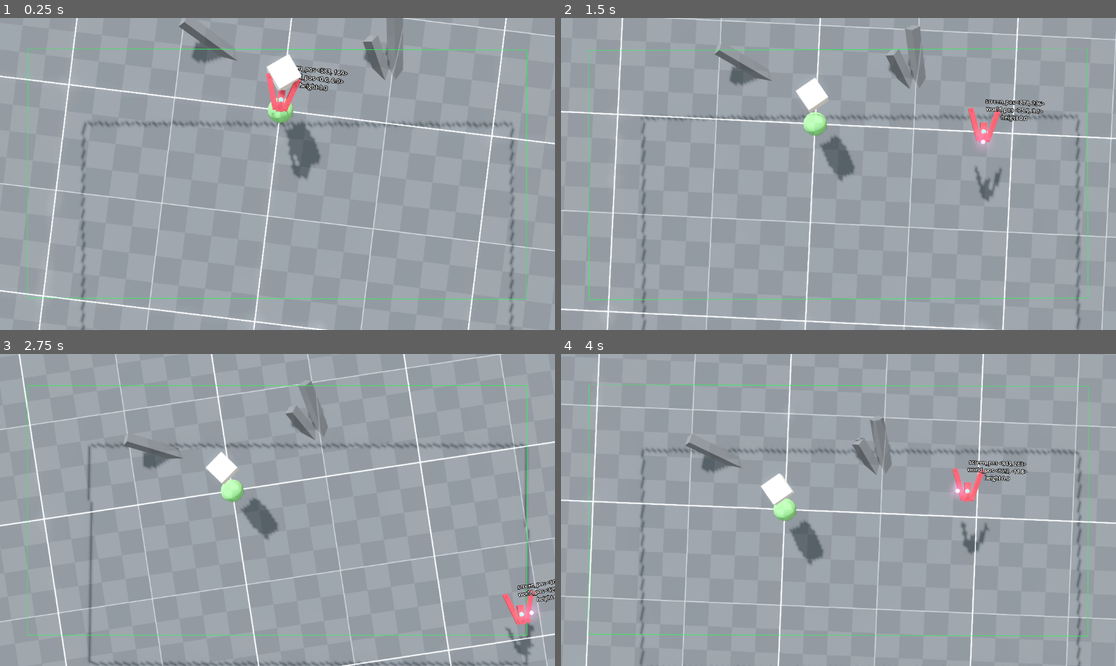
Above: before the commit, frames 1-4 (two rows, left to right).
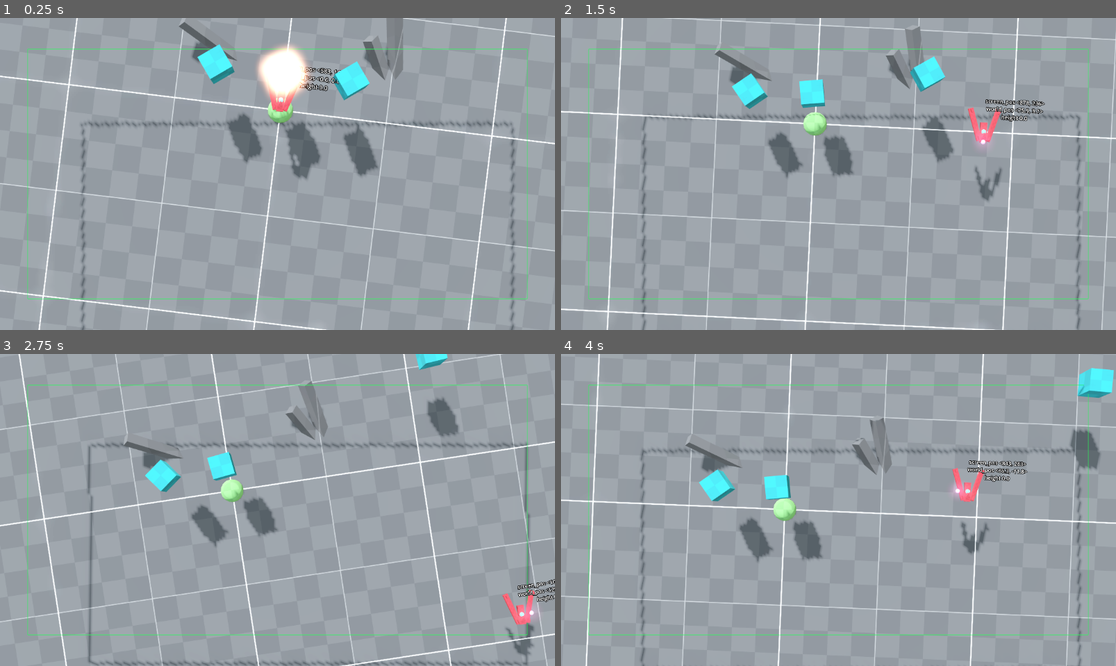
Above: after the commit, the same moments.

Repository: ioxu/star
Game: Godot game, scene res://globals/game.tscn
Two runs of this game, one before a commit and one after it. Both use one fixed random seed, a clock stepped at 60 frames per second and the inputs below.
Inputs:
- Up to frame 1 (0.25 s): no input
- Up to frame 2 (1.5 s): hold Right (ui_right) 0.53-1.28 s; hold Down (ui_down) from 1.28 s (still down)
- Up to frame 3 (2.75 s): release Down (ui_down) at 2.03 s; hold Right (ui_right) from 2.03 s (still down)
- Up to frame 4 (4 s): release Right (ui_right) at 2.78 s; hold Up (ui_up) 2.78-3.53 s; hold Left (ui_left) from 3.53 s (still down)

The runs differ from the first frame. In frame 1, 3.8% of the frame differs, in the area x 4-96%, y 8-100%; in frame 2, 3.2%; in frame 3, 2.7%; in frame 4, 3.1%.

Commit message:
camera bounds logic and methods

Diff:
--- /dev/null
+++ b/assets/levels/test_level.tscn
@@ -0,0 +1,108 @@
+[gd_scene load_steps=12 format=3 uid="uid://cgrqgutviav26"]
+
+[ext_resource type="Material" uid="uid://cnxtog6iv1d0j" path="res://assets/materials/triplanar_grid_grey.material" id="1_a3arp"]
+[ext_resource type="Texture2D" uid="uid://c70pl7gyqsx2k" path="res://assets/textures/grids/kenney_texture_08_light.png" id="2_6d8m2"]
+[ext_resource type="PackedScene" uid="uid://clfq4f0sjstdy" path="res://assets/props/test_cube.tscn" id="3_ds126"]
+
+[sub_resource type="ProceduralSkyMaterial" id="ProceduralSkyMaterial_qdmn5"]
+sky_horizon_color = Color(0.66224277, 0.6717428, 0.6867428, 1)
+ground_horizon_color = Color(0.66224277, 0.6717428, 0.6867428, 1)
+
+[sub_resource type="Sky" id="Sky_j4t3q"]
+sky_material = SubResource("ProceduralSkyMaterial_qdmn5")
+
+[sub_resource type="Environment" id="Environment_3q0u3"]
+background_mode = 2
+background_energy_multiplier = 2.0
+sky = SubResource("Sky_j4t3q")
+tonemap_mode = 2
+ssao_enabled = true
+ssao_radius = 14.09
+ssao_intensity = 11.73
+ssao_power = 0.41608855
+ssao_light_affect = 0.55
+ssao_ao_channel_affect = 0.34
+ssil_enabled = true
+glow_enabled = true
+glow_levels/2 = 1.0
+glow_intensity = 1.93
+glow_strength = 0.53
+glow_blend_mode = 0
+
+[sub_resource type="QuadMesh" id="QuadMesh_kap54"]
+
+[sub_resource type="WorldBoundaryShape3D" id="WorldBoundaryShape3D_j4t3q"]
+
+[sub_resource type="SphereMesh" id="SphereMesh_ehmke"]
+height = 0.5
+radial_segments = 16
+rings = 16
+is_hemisphere = true
+
+[sub_resource type="StandardMaterial3D" id="StandardMaterial3D_nqac0"]
+albedo_color = Color(0.3378572, 0.5694376, 0.29008532, 1)
+albedo_texture = ExtResource("2_6d8m2")
+uv1_scale = Vector3(2, 2, 2)
+
+[sub_resource type="BoxMesh" id="BoxMesh_ehmke"]
+size = Vector3(5, 50, 5)
+
+[node name="test_level" type="Node3D"]
+
+[node name="lvl_grp" type="Node3D" parent="."]
+transform = Transform3D(1, 0, 0, 0, 1, 0, 0, 0, 1, 0, -30, 0)
+
+[node name="WorldEnvironment" type="WorldEnvironment" parent="lvl_grp"]
+environment = SubResource("Environment_3q0u3")
+
+[node name="DirectionalLight3D" type="DirectionalLight3D" parent="lvl_grp"]
+transform = Transform3D(-0.8422046, -0.43301278, -0.32123423, -0.52094567, 0.49999997, 0.69182056, -0.13895002, 0.75, -0.6466784, 0, 0, 0)
+shadow_enabled = true
+shadow_bias = 0.05
+shadow_blur = 0.945
+directional_shadow_split_1 = 0.061
+directional_shadow_split_2 = 0.216
+directional_shadow_split_3 = 0.405
+directional_shadow_blend_splits = true
+directional_shadow_fade_start = 0.839
+directional_shadow_max_distance = 1000.0
+
+[node name="ground" type="StaticBody3D" parent="lvl_grp"]
+
+[node name="MeshInstance3D" type="MeshInstance3D" parent="lvl_grp/ground"]
+transform = Transform3D(1000, 0, 0, 0, -0.0004371139, 10000, 0, -10000, -0.0004371139, 0.5508423, 0, -0.19393921)
+material_override = ExtResource("1_a3arp")
+mesh = SubResource("QuadMesh_kap54")
+skeleton = NodePath("../../../..")
+
+[node name="CollisionShape3D" type="CollisionShape3D" parent="lvl_grp/ground"]
+shape = SubResource("WorldBoundaryShape3D_j4t3q")
+
+[node name="origin" type="MeshInstance3D" parent="lvl_grp"]
+transform = Transform3D(12, 0, 0, 0, 12, 0, 0, 0, 12, 0, 0, 0)
+mesh = SubResource("SphereMesh_ehmke")
+surface_material_override/0 = SubResource("StandardMaterial3D_nqac0")
+
+[node name="test_cube" parent="lvl_grp" instance=ExtResource("3_ds126")]
+transform = Transform3D(0.79767865, 0, 0.6030827, 0, 1, 0, -0.6030827, 0, 0.79767865, 0, 30, -30.131287)
+
+[node name="test_cube2" parent="lvl_grp" instance=ExtResource("3_ds126")]
+transform = Transform3D(0.79767865, 0, 0.6030827, 0, 1, 0, -0.6030827, 0, 0.79767865, 26.92294, 30, -40.49152)
+
+[node name="test_cube3" parent="lvl_grp" instance=ExtResource("3_ds126")]
+transform = Transform3D(0.79767865, 0, 0.6030827, 0, 1, 0, -0.6030827, 0, 0.79767865, -27.493313, 30, -40.03221)
+
+[node name="MeshInstance3D" type="MeshInstance3D" parent="lvl_grp"]
+transform = Transform3D(0.63692856, -0.76048726, -0.12641597, 0.7409803, 0.5586468, 0.37264153, -0.21276729, -0.3310178, 0.91932434, -27.95803, -3.8146973e-06, -24.09562)
+mesh = SubResource("BoxMesh_ehmke")
+surface_material_override/0 = ExtResource("1_a3arp")
+
+[node name="MeshInstance3D2" type="MeshInstance3D" parent="lvl_grp"]
+transform = Transform3D(0.57901096, -0.25042737, -0.77590746, 0.7409803, 0.5586468, 0.37264153, 0.34013852, -0.7906958, 0.50902444, 51.022316, -3.8146973e-06, -26.762749)
+mesh = SubResource("BoxMesh_ehmke")
+surface_material_override/0 = ExtResource("1_a3arp")
+
+[node name="MeshInstance3D3" type="MeshInstance3D" parent="lvl_grp"]
+transform = Transform3D(0.6597612, -0.5022061, -0.55902064, 0.7409803, 0.5586468, 0.37264153, 0.12515222, -0.6600778, 0.74069846, 48.92562, -5.141407, -19.250942)
+mesh = SubResource("BoxMesh_ehmke")
+surface_material_override/0 = ExtResource("1_a3arp")
--- a/assets/player/bullet.gd
+++ b/assets/player/bullet.gd
@@ -3,3 +3,7 @@
 
 func _on_timer_timeout() -> void:
 	self.queue_free()
+
+
+func _on_body_entered(body: Node) -> void:
+	self.queue_free()
--- a/assets/player/bullet.tscn
+++ b/assets/player/bullet.tscn
@@ -22,6 +22,8 @@
 axis_lock_linear_y = true
 mass = 5.0
 gravity_scale = 0.0
+contact_monitor = true
+max_contacts_reported = 1
 script = ExtResource("1_sotrb")
 
 [node name="bullet_mesh" type="MeshInstance3D" parent="."]
@@ -38,4 +40,5 @@
 one_shot = true
 autostart = true
 
+[connection signal="body_entered" from="." to="." method="_on_body_entered"]
 [connection signal="timeout" from="Timer" to="." method="_on_timer_timeout"]
--- a/assets/player/player.tscn
+++ b/assets/player/player.tscn
@@ -46,6 +46,8 @@
 
 [node name="Player" type="CharacterBody3D"]
 script = ExtResource("1_h6syq")
+limit_to_frustum = null
+frustum_limit_margin = null
 
 [node name="hitbox" type="CollisionShape3D" parent="."]
 transform = Transform3D(1, 0, 0, 0, 1, 0, 0, 0, 1, -0.196, 0, -1.107)
--- a/assets/player/player_controller.gd
+++ b/assets/player/player_controller.gd
@@ -33,7 +33,8 @@
 
 func _ready() -> void:
 	if self.camera == null:
-		push_error("%s has no camera assigned!"%[self])
+		push_warning("%s has no camera assigned!"%[self])
+		self.camera = get_viewport().get_camera_3d()
 
 	pprint("start")
 
@@ -57,70 +58,16 @@
 		Input.get_action_strength("ui_down") - Input.get_action_strength("ui_up")
 	)
 
-
+	#-- input velocities
 	target_velocity = direction * MAX_SPEED
 	velocity = velocity.move_toward( target_velocity, acceleration * delta )
 	velocity = velocity.move_toward( Vector3.ZERO, friction *  delta )
 	$target_velocity_indicator.position = (target_velocity / MAX_SPEED) * 4.5
 
-
-	# ----------------------------------------------------------------------------------------------
-	# keep player inside of camera frustum
-	if limit_to_frustum:
-		#-- limit against camera frustum
-		var vp_size = Vector2(get_viewport().size)
-		var screen_points := [
-			#Vector2(0.0, 0.0),
-			#Vector2(vp_size.x, 0.0),
-			#Vector2(vp_size.x, vp_size.y),
-			#Vector2(0.0, vp_size.y)
-
-			# 4 points, in screen resolution coordinates, minus the frustum_limit_margin
-			Vector2(vp_size.x * frustum_limit_margin.x, vp_size.y * frustum_limit_margin.y),
-			Vector2(vp_size.x * (1.0 - frustum_limit_margin.x), vp_size.y * frustum_limit_margin.y),
-			Vector2(vp_size.x * (1.0 - frustum_limit_margin.x), vp_size.y * (1.0 - frustum_limit_margin.y)),
-			Vector2(vp_size.x * frustum_limit_margin.x, vp_size.y * (1.0 - frustum_limit_margin.y))
-		]
-
-		#print(screen_points)
-
-		# screen points to world points
-		var world_points : Array[Vector3]
-		for sp in screen_points:
-			var origin: Vector3 = camera.project_ray_origin(sp)
-			var dir: Vector3 = camera.project_ray_normal(sp)
-
-			var intersection = action_plane.intersects_ray(origin, dir )
-			world_points.append( intersection )
-
-		# 2d polygon
-		var poly : PackedVector2Array
-		for wp in world_points:
-			poly.append( Vector2(wp.x, wp.z) )
-
-		# in world polygon?
-		var pos2d = Vector2( self.global_position.x, self.global_position.z )
-		if Geometry2D.is_point_in_polygon( pos2d, poly):
-			pass
-		else:
-			# outside?
-			# move to closest point on polygon
-			#print("OUT OF BOUNDS")
-
-			var nearest := _closest_point_on_polygon( pos2d, poly )
-			var nearest3 = Vector3( nearest.x, 0.0, nearest.y )
-			$nearest3.global_position = nearest3
-			velocity += position.direction_to( nearest3 ) * 1000.0 * delta
-	# ----------------------------------------------------------------------------------------------
-		immediate_mesh.clear_surfaces()
-		immediate_mesh.surface_begin(Mesh.PRIMITIVE_LINE_STRIP)
-		immediate_mesh.surface_add_vertex(world_points[0])
-		immediate_mesh.surface_add_vertex(world_points[1])
-		immediate_mesh.surface_add_vertex(world_points[2])
-		immediate_mesh.surface_add_vertex(world_points[3])
-		immediate_mesh.surface_add_vertex(world_points[0])
-		immediate_mesh.surface_end()
-	# ----------------------------------------------------------------------------------------------
+	#-- bounds
+	var bounds = camera.is_out_of_bounds(Vector2( self.global_position.x, self.global_position.z ))
+	if bounds.oob:
+		velocity += position.direction_to( Vector3(bounds.closest.x, 0.0, bounds.closest.y) ) * 1000.0 * delta
 
 	#-- move
 	set_velocity( velocity )
--- /dev/null
+++ b/assets/props/test_cube.tscn
@@ -0,0 +1,95 @@
+[gd_scene load_steps=6 format=3 uid="uid://clfq4f0sjstdy"]
+
+[ext_resource type="Texture2D" uid="uid://c70pl7gyqsx2k" path="res://assets/textures/grids/kenney_texture_08_light.png" id="1_fnpk0"]
+
+[sub_resource type="GDScript" id="GDScript_j4t3q"]
+script/source = "extends RigidBody3D
+
+@export var camera : Camera3D
+
+var since_last_hit = 100.0
+var flash = 0.0
+
+var screen_pos := Vector2.ZERO
+
+func _ready() -> void:
+	#make material unique
+	#var mat : StandardMaterial3D = $MeshInstance3D.get_surface_override_material(0)
+	#var dupe : StandardMaterial3D = mat.duplicate()
+	#$MeshInstance3D.set_surface_override_material(0,  dupe )
+	if camera == null:
+		camera = get_viewport().get_camera_3d()
+
+
+func _physics_process( delta: float ) -> void:
+
+	#-- limit against camera frustum
+	var vp_size = Vector2(get_viewport().size)
+	# position on screen
+	screen_pos = camera.unproject_position( self.global_position )
+	var depth = (camera.global_position - self.global_position).length()
+	# limits projected to world
+	var s_min = camera.project_position( vp_size * Vector2(0.1,0.1), depth)
+	var s_max = camera.project_position( vp_size * Vector2(0.9,0.9), depth)
+	# test and bound
+	var correcion = 0.0
+	if self.global_position.x < s_min.x:
+		global_position.x = s_min.x + correcion
+		linear_velocity = Vector3.ZERO
+	if self.global_position.z < s_min.z:
+		global_position.z = s_min.z + correcion
+		linear_velocity = Vector3.ZERO
+	if self.global_position.x > s_max.x:
+		global_position.x = s_max.x - correcion
+		linear_velocity = Vector3.ZERO
+	if self.global_position.z > s_max.z:
+		global_position.z = s_max.z - correcion
+		linear_velocity = Vector3.ZERO
+
+
+func _process(delta: float) -> void:
+	since_last_hit  += delta
+	flash -= (delta * 7.0)
+	$MeshInstance3D.get_surface_override_material(0).set_emission_energy_multiplier( clamp(flash, 0.0, 1.0) * 20.0 )
+
+
+func _on_body_entered(body: Node) -> void:
+	since_last_hit = 0.0
+	flash = 1.0
+
+
+"
+
+[sub_resource type="BoxShape3D" id="BoxShape3D_j4t3q"]
+size = Vector3(10, 10, 10)
+
+[sub_resource type="BoxMesh" id="BoxMesh_3q0u3"]
+size = Vector3(10, 10, 10)
+
+[sub_resource type="StandardMaterial3D" id="StandardMaterial3D_fnpk0"]
+resource_local_to_scene = true
+albedo_color = Color(3.3691526e-07, 0.5000583, 0.5510747, 1)
+albedo_texture = ExtResource("1_fnpk0")
+emission_enabled = true
+emission = Color(1, 0.47500002, 0.25, 1)
+emission_energy_multiplier = 0.0
+uv1_scale = Vector3(2, 2, 2)
+
+[node name="test_cube" type="RigidBody3D"]
+collision_layer = 2
+collision_mask = 5
+axis_lock_linear_y = true
+mass = 1000.0
+gravity_scale = 0.0
+contact_monitor = true
+max_contacts_reported = 1
+script = SubResource("GDScript_j4t3q")
+
+[node name="CollisionShape3D" type="CollisionShape3D" parent="."]
+shape = SubResource("BoxShape3D_j4t3q")
+
+[node name="MeshInstance3D" type="MeshInstance3D" parent="."]
+mesh = SubResource("BoxMesh_3q0u3")
+surface_material_override/0 = SubResource("StandardMaterial3D_fnpk0")
+
+[connection signal="body_entered" from="." to="." method="_on_body_entered"]
--- /dev/null
+++ b/globals/camera.gd
@@ -0,0 +1,105 @@
+extends Camera3D
+
+#@export var action_plane : Plane = Plane(Vector3.ZERO, 0.0)
+
+
+var time := 0.0
+
+var initial_position : Vector3
+var initial_rotation : Vector3
+
+#-- action plane
+var action_plane = Plane(Vector3.UP, Vector3.ZERO) 								# used for returning objects to the main plane of action
+
+#-- bounds
+@export var frustum_limit_margin := Vector2(0.05,0.1) * 1.0
+@export var draw_bounds := false
+var frustum_bounds_mesh = ImmediateMesh.new() 									# intersection of camera frstum with action_plane
+var screen_bounds_points : Array[Vector2]
+var world_bounds_points : Array[Vector3]
+var bounds_poly2d : PackedVector2Array 											# the bounds polygon in 2d space in the action_plane
+
+
+func _ready() -> void:
+	initial_position = self.global_position
+	initial_rotation = self.rotation
+
+	var frustum_bounds_instance = MeshInstance3D.new()
+	frustum_bounds_instance.mesh = frustum_bounds_mesh
+	var mat : StandardMaterial3D = StandardMaterial3D.new()
+	mat.vertex_color_use_as_albedo = true
+	mat.albedo_color = Color(0.0, 0.852, 0.232, 1.0)
+	frustum_bounds_instance.material_override = mat
+	frustum_bounds_instance.top_level = true
+	add_child(frustum_bounds_instance)
+
+
+func _process(delta: float) -> void:
+	time += delta
+
+	#-- movement
+	self.position.x = initial_position.x + sin(time*0.3)* 30
+	self.position.y = initial_position.y + sin(time*0.5)* 30
+	self.position.z = initial_position.z + cos(time*0.4)* 30
+	self.rotation.y = initial_rotation.y + sin((time+0.375)*1.5) *0.15
+
+
+	#-- frustum bounds
+	var vp_size = Vector2(get_viewport().size)
+	# screen points
+	screen_bounds_points = [
+		# 4 points, in screen resolution coordinates, minus the frustum_limit_margin
+		Vector2(vp_size.x * frustum_limit_margin.x, vp_size.y * frustum_limit_margin.y),
+		Vector2(vp_size.x * (1.0 - frustum_limit_margin.x), vp_size.y * frustum_limit_margin.y),
+		Vector2(vp_size.x * (1.0 - frustum_limit_margin.x), vp_size.y * (1.0 - frustum_limit_margin.y)),
+		Vector2(vp_size.x * frustum_limit_margin.x, vp_size.y * (1.0 - frustum_limit_margin.y))
+	]
+
+	# screen points to world points
+	world_bounds_points.clear()
+	for sp in screen_bounds_points:
+		var origin: Vector3 = self.project_ray_origin(sp)
+		var dir: Vector3 = self.project_ray_normal(sp)
+
+		var intersection = action_plane.intersects_ray(origin, dir )
+		world_bounds_points.append( intersection )
+
+	# 2d polygon
+	bounds_poly2d.clear()
+	for wp in world_bounds_points:
+		bounds_poly2d.append( Vector2(wp.x, wp.z) )
+
+	if draw_bounds:
+		frustum_bounds_mesh.clear_surfaces()
+		frustum_bounds_mesh.surface_begin(Mesh.PRIMITIVE_LINE_STRIP)
+		frustum_bounds_mesh.surface_add_vertex(world_bounds_points[0])
+		frustum_bounds_mesh.surface_add_vertex(world_bounds_points[1])
+		frustum_bounds_mesh.surface_add_vertex(world_bounds_points[2])
+		frustum_bounds_mesh.surface_add_vertex(world_bounds_points[3])
+		frustum_bounds_mesh.surface_add_vertex(world_bounds_points[0])
+		frustum_bounds_mesh.surface_end()
+	else:
+		frustum_bounds_mesh.clear_surfaces()
+
+
+func is_out_of_bounds(pos2d : Vector2) -> Dictionary:
+	if Geometry2D.is_point_in_polygon( pos2d, self.bounds_poly2d):
+		# inside?
+		return {"oob":false, "closest":Vector2.ZERO}
+	else:
+		# outside?
+		return {"oob": true, "closest": _closest_point_on_polygon( pos2d, self.bounds_poly2d ) }
+
+
+func _closest_point_on_polygon( point: Vector2, poly: PackedVector2Array ) -> Vector2:
+	# returns closest point on polygon (a PackedVector2Array of 2d vertices describing the polygon)
+	var best = Vector2.ZERO
+	var best_dist2 = INF
+	var n = poly.size()
+	for i in range(n):
+		var cp = Geometry2D.get_closest_point_to_segment( point, poly[i], poly[(i+1)%n] )
+		var d2 = point.distance_squared_to(cp)
+		if d2 < best_dist2:
+			best_dist2 = d2
+			best = cp
+	return best
--- a/globals/game.tscn
+++ b/globals/game.tscn
@@ -1,116 +1,12 @@
-[gd_scene load_steps=18 format=3 uid="uid://y47rh7dsyw3j"]
+[gd_scene load_steps=6 format=3 uid="uid://y47rh7dsyw3j"]
 
-[ext_resource type="Material" uid="uid://cnxtog6iv1d0j" path="res://assets/materials/triplanar_grid_grey.material" id="1_qdmn5"]
-[ext_resource type="Texture2D" uid="uid://c70pl7gyqsx2k" path="res://assets/textures/grids/kenney_texture_08_light.png" id="2_3q0u3"]
+[ext_resource type="PackedScene" uid="uid://cgrqgutviav26" path="res://assets/levels/test_level.tscn" id="1_j4t3q"]
 [ext_resource type="PackedScene" uid="uid://4tslx1g24xy1" path="res://assets/player/player.tscn" id="2_j4t3q"]
-
-[sub_resource type="ProceduralSkyMaterial" id="ProceduralSkyMaterial_qdmn5"]
-sky_horizon_color = Color(0.66224277, 0.6717428, 0.6867428, 1)
-ground_horizon_color = Color(0.66224277, 0.6717428, 0.6867428, 1)
-
-[sub_resource type="Sky" id="Sky_j4t3q"]
-sky_material = SubResource("ProceduralSkyMaterial_qdmn5")
-
-[sub_resource type="Environment" id="Environment_3q0u3"]
-background_mode = 2
-background_energy_multiplier = 2.0
-sky = SubResource("Sky_j4t3q")
-tonemap_mode = 2
-ssao_enabled = true
-ssao_radius = 8.32
-ssao_intensity = 12.74
-ssao_light_affect = 0.55
-ssao_ao_channel_affect = 0.34
-ssil_enabled = true
-glow_enabled = true
-glow_levels/2 = 1.0
-glow_intensity = 1.93
-glow_strength = 0.53
-glow_blend_mode = 0
-
-[sub_resource type="QuadMesh" id="QuadMesh_kap54"]
-
-[sub_resource type="WorldBoundaryShape3D" id="WorldBoundaryShape3D_j4t3q"]
-
-[sub_resource type="SphereMesh" id="SphereMesh_ehmke"]
-height = 0.5
-radial_segments = 16
-rings = 16
-is_hemisphere = true
-
-[sub_resource type="StandardMaterial3D" id="StandardMaterial3D_nqac0"]
-albedo_color = Color(0.3378572, 0.5694376, 0.29008532, 1)
-albedo_texture = ExtResource("2_3q0u3")
-uv1_scale = Vector3(2, 2, 2)
-
-[sub_resource type="GDScript" id="GDScript_j4t3q"]
-script/source = "extends RigidBody3D
-
-@export var camera : Camera3D
-
-var screen_pos := Vector2.ZERO
-
-func _physics_process(_delta: float) -> void:
-
-	#-- limit against camera frustum
-	var vp_size = Vector2(get_viewport().size)
-	# position on screen
-	screen_pos = camera.unproject_position( self.global_position )
-	var depth = (camera.global_position - self.global_position).length()
-	# limits projected to world
-	var s_min = camera.project_position( vp_size * Vector2(0.1,0.1), depth)
-	var s_max = camera.project_position( vp_size * Vector2(0.9,0.9), depth)
-	# test and bound
-	var correcion = 0.0
-	if self.global_position.x < s_min.x:
-		global_position.x = s_min.x + correcion
-		linear_velocity = Vector3.ZERO
-	if self.global_position.z < s_min.z:
-		global_position.z = s_min.z + correcion
-		linear_velocity = Vector3.ZERO
-	if self.global_position.x > s_max.x:
-		global_position.x = s_max.x - correcion
-		linear_velocity = Vector3.ZERO
-	if self.global_position.z > s_max.z:
-		global_position.z = s_max.z - correcion
-		linear_velocity = Vector3.ZERO
-"
-
-[sub_resource type="BoxShape3D" id="BoxShape3D_j4t3q"]
-size = Vector3(10, 10, 10)
-
-[sub_resource type="BoxMesh" id="BoxMesh_3q0u3"]
-size = Vector3(10, 10, 10)
-
-[sub_resource type="BoxMesh" id="BoxMesh_ehmke"]
-size = Vector3(5, 50, 5)
+[ext_resource type="Script" uid="uid://bwdps67mvtg02" path="res://globals/camera.gd" id="3_3q0u3"]
 
 [sub_resource type="CameraAttributesPhysical" id="CameraAttributesPhysical_j4t3q"]
 exposure_sensitivity = 164.0
 exposure_shutter_speed = 125.0
-
-[sub_resource type="GDScript" id="GDScript_3q0u3"]
-script/source = "extends Camera3D
-
-var time := 0.0
-
-var initial_position : Vector3
-var initial_rotation : Vector3
-
-
-func _ready() -> void:
-	initial_position = self.global_position
-	initial_rotation = self.rotation
-
-func _process(delta: float) -> void:
-	time += delta
-
-	self.position.x = initial_position.x + sin(time*0.3)* 30
-	self.position.y = initial_position.y + sin(time*0.5)* 30
-	self.position.z = initial_position.z + cos(time*0.4)* 30
-
-	self.rotation.y = initial_rotation.y + sin((time+0.375)*1.5) *0.15
-"
 
 [sub_resource type="ViewportTexture" id="ViewportTexture_qdmn5"]
 viewport_path = NodePath("SubViewportContainer/SubViewport")
@@ -130,78 +26,17 @@
 
 [node name="level_container" type="Node3D" parent="SubViewportContainer/SubViewport"]
 
-[node name="level" type="Node3D" parent="SubViewportContainer/SubViewport/level_container"]
-transform = Transform3D(1, 0, 0, 0, 1, 0, 0, 0, 1, 0, -30, 0)
+[node name="test_level" parent="SubViewportContainer/SubViewport/level_container" instance=ExtResource("1_j4t3q")]
 
-[node name="WorldEnvironment" type="WorldEnvironment" parent="SubViewportContainer/SubViewport/level_container/level"]
-environment = SubResource("Environment_3q0u3")
-
-[node name="DirectionalLight3D" type="DirectionalLight3D" parent="SubViewportContainer/SubViewport/level_container/level"]
-transform = Transform3D(-0.8422046, -0.43301278, -0.32123423, -0.52094567, 0.49999997, 0.69182056, -0.13895002, 0.75, -0.6466784, 0, 0, 0)
-shadow_enabled = true
-shadow_bias = 0.05
-shadow_blur = 0.945
-directional_shadow_split_1 = 0.061
-directional_shadow_split_2 = 0.216
-directional_shadow_split_3 = 0.405
-directional_shadow_blend_splits = true
-directional_shadow_fade_start = 0.839
-directional_shadow_max_distance = 1000.0
-
-[node name="ground" type="StaticBody3D" parent="SubViewportContainer/SubViewport/level_container/level"]
-
-[node name="MeshInstance3D" type="MeshInstance3D" parent="SubViewportContainer/SubViewport/level_container/level/ground"]
-transform = Transform3D(1000, 0, 0, 0, -0.0004371139, 10000, 0, -10000, -0.0004371139, 0.5508423, 0, -0.19393921)
-material_override = ExtResource("1_qdmn5")
-mesh = SubResource("QuadMesh_kap54")
-skeleton = NodePath("../../..")
-
-[node name="CollisionShape3D" type="CollisionShape3D" parent="SubViewportContainer/SubViewport/level_container/level/ground"]
-shape = SubResource("WorldBoundaryShape3D_j4t3q")
-
-[node name="origin" type="MeshInstance3D" parent="SubViewportContainer/SubViewport/level_container/level"]
-transform = Transform3D(12, 0, 0, 0, 12, 0, 0, 0, 12, 0, 0, 0)
-mesh = SubResource("SphereMesh_ehmke")
-surface_material_override/0 = SubResource("StandardMaterial3D_nqac0")
-
-[node name="test_cube" type="RigidBody3D" parent="SubViewportContainer/SubViewport/level_container/level" node_paths=PackedStringArray("camera")]
-transform = Transform3D(0.79767865, 0, 0.6030827, 0, 1, 0, -0.6030827, 0, 0.79767865, 0, 30, -30.131287)
-collision_layer = 2
-collision_mask = 4
-axis_lock_linear_y = true
-mass = 1000.0
-gravity_scale = 0.0
-script = SubResource("GDScript_j4t3q")
-camera = NodePath("../../../Camera3D")
-
-[node name="CollisionShape3D" type="CollisionShape3D" parent="SubViewportContainer/SubViewport/level_container/level/test_cube"]
-shape = SubResource("BoxShape3D_j4t3q")
-
-[node name="MeshInstance3D" type="MeshInstance3D" parent="SubViewportContainer/SubViewport/level_container/level/test_cube"]
-mesh = SubResource("BoxMesh_3q0u3")
-
-[node name="MeshInstance3D" type="MeshInstance3D" parent="SubViewportContainer/SubViewport/level_container/level"]
-transform = Transform3D(0.63692856, -0.76048726, -0.12641597, 0.7409803, 0.5586468, 0.37264153, -0.21276729, -0.3310178, 0.91932434, -27.95803, -3.8146973e-06, -24.09562)
-mesh = SubResource("BoxMesh_ehmke")
-surface_material_override/0 = ExtResource("1_qdmn5")
-
-[node name="MeshInstance3D2" type="MeshInstance3D" parent="SubViewportContainer/SubViewport/level_container/level"]
-transform = Transform3D(0.57901096, -0.25042737, -0.77590746, 0.7409803, 0.5586468, 0.37264153, 0.34013852, -0.7906958, 0.50902444, 51.022316, -3.8146973e-06, -26.762749)
-mesh = SubResource("BoxMesh_ehmke")
-surface_material_override/0 = ExtResource("1_qdmn5")
-
-[node name="MeshInstance3D3" type="MeshInstance3D" parent="SubViewportContainer/SubViewport/level_container/level"]
-transform = Transform3D(0.6597612, -0.5022061, -0.55902064, 0.7409803, 0.5586468, 0.37264153, 0.12515222, -0.6600778, 0.74069846, 48.92562, -5.141407, -19.250942)
-mesh = SubResource("BoxMesh_ehmke")
-surface_material_override/0 = ExtResource("1_qdmn5")
-
-[node name="Player" parent="SubViewportContainer/SubViewport" node_paths=PackedStringArray("camera") instance=ExtResource("2_j4t3q")]
-camera = NodePath("../Camera3D")
+[node name="Player" parent="SubViewportContainer/SubViewport" instance=ExtResource("2_j4t3q")]
+limit_to_frustum = true
+frustum_limit_margin = Vector2(0.05, 0.1)
 
 [node name="Camera3D" type="Camera3D" parent="SubViewportContainer/SubViewport"]
 transform = Transform3D(1, 0, 0, 0, -4.371139e-08, 1, 0, -1, -4.371139e-08, 0, 180, 0)
 attributes = SubResource("CameraAttributesPhysical_j4t3q")
-script = SubResource("GDScript_3q0u3")
+script = ExtResource("3_3q0u3")
+draw_bounds = true
 
 [node name="ViewportDisplay" type="Node" parent="."]
 
Not shown, added: globals/camera.gd.uid
